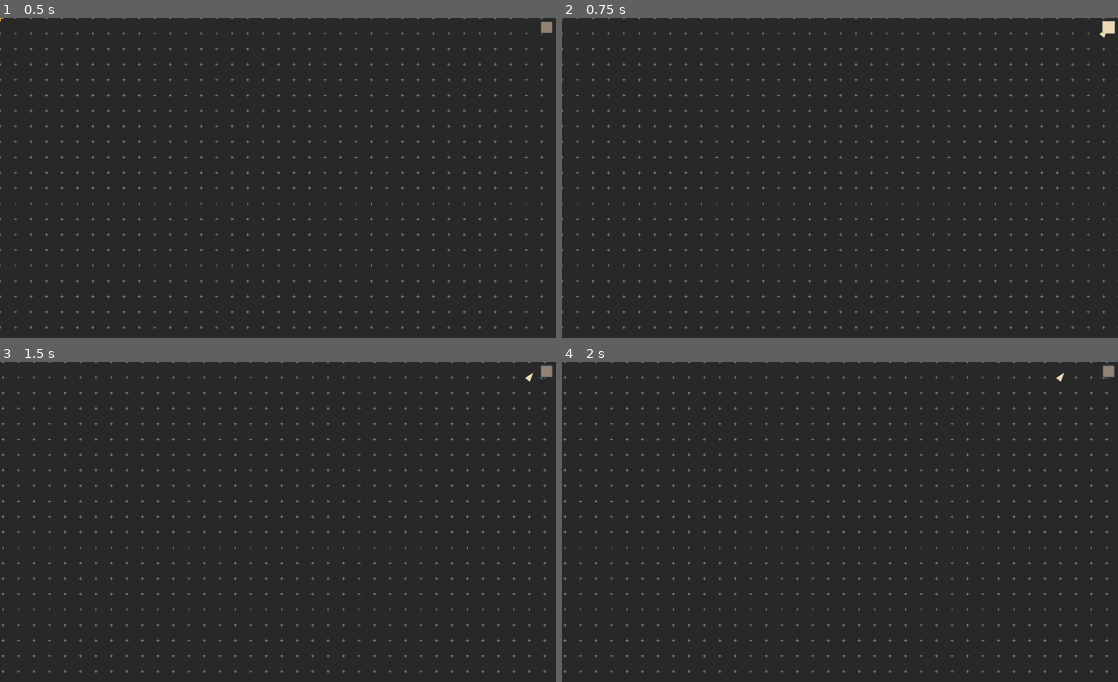
Above: before the commit, frames 1-4 (two rows, left to right).
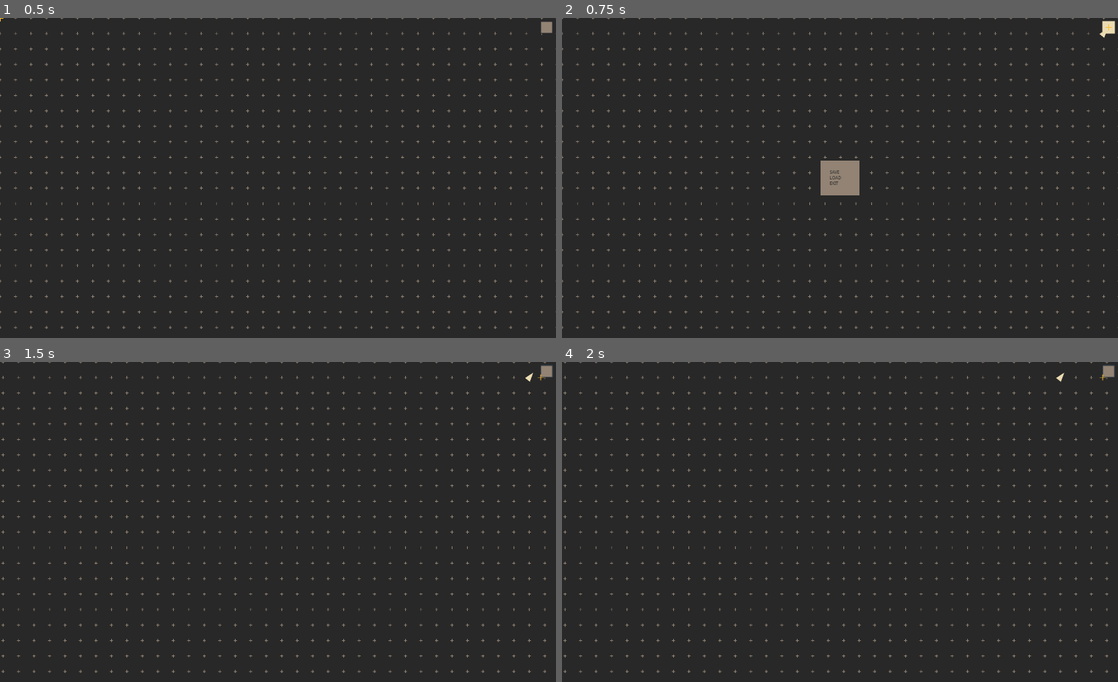
Above: after the commit, the same moments.

Repository: battw/does-compute-2
Game: Godot game, scene res://Main/Main.tscn
Two runs of this game, one before a commit and one after it. Both use one fixed random seed, a clock stepped at 60 frames per second and the inputs below.
Inputs (mouse positions are in pixels of both pictures, inside the frame that each line leads up to):
- Up to frame 1 (0.5 s): no input
- Up to frame 2 (0.75 s): click (1106, 27) at 0.5 s
- Up to frame 3 (1.5 s): tap Enter at 1.25 s; move the mouse to (539, 378) at 1.27 s; hold Right (right) from 1.28 s (still down); hold Right mouse button (change_mode) from 1.28 s (still down)
- Up to frame 4 (2 s): keep holding Right (right); keep holding Right mouse button (change_mode); click (1101, 378) at 1.55 s

Frame 1 is identical in both runs. In frame 2, 0.8% of the frame differs, in the area x 46-100%, y 0-56%; in frame 3, less than 0.1%; in frame 4, less than 0.1%.

Commit message:
Refactored UI menus

Diff:
--- a/Cursor.tscn
+++ b/Cursor/Cursor.tscn
@@ -1,23 +1,27 @@
 [gd_scene load_steps=3 format=2]
 
-[ext_resource path="res://Cursor.gd" type="Script" id=1]
+[ext_resource path="res://Cursor/Cursor.gd" type="Script" id=1]
 [ext_resource path="res://Cross.tscn" type="PackedScene" id=2]
 
 [node name="Cursor" type="Node2D"]
+z_index = 100
 script = ExtResource( 1 )
 
 [node name="Add" parent="." instance=ExtResource( 2 )]
 scale = Vector2( 2, 2 )
 width = 1.0
 default_color = Color( 0.980392, 0.741176, 0.184314, 1 )
+texture_mode = 172585136
 
 [node name="Invert" parent="." instance=ExtResource( 2 )]
 visible = false
 scale = Vector2( 3, 1 )
 default_color = Color( 0.270588, 0.521569, 0.533333, 1 )
+texture_mode = 172638656
 
 [node name="Delete" parent="." instance=ExtResource( 2 )]
 visible = false
 rotation = 0.785398
 scale = Vector2( 2.5, 2.5 )
 default_color = Color( 0.8, 0.141176, 0.113725, 1 )
+texture_mode = 24
--- /dev/null
+++ b/Main/Arrows.gd
@@ -0,0 +1,17 @@
+extends Node
+
+var arrow = preload("res://Arrow/Arrow.tscn")
+
+func add_arrow(pos, snap_grid_size):
+	print("add arrow")
+	""" Places an arrow at the given position and returns it """
+	var a = arrow.instance()
+	if snap_grid_size != 0:
+		var x = round(pos[0] / snap_grid_size) * int(snap_grid_size)
+		var y = round(pos[1] / snap_grid_size) * int(snap_grid_size)
+		a.position = Vector2(x, y)
+	else:
+		a.position = pos
+
+	self.add_child(a)
+	return a
--- a/Main/Main.gd
+++ b/Main/Main.gd
@@ -1,111 +1,23 @@
 extends Node
 
-export var move_speed = 200
-export var snap_grid_size = 50
 export var background_color = Color(100,30,30)
 
-var arrow = preload("res://Arrow/Arrow.tscn")
-var current_arrow
-
-enum { ADD, INVERT, DELETE }
-var mode_names = ["ADD", "INVERT", "DELETE"]
-var input_mode = ADD
-
-var move = Vector2.ZERO # Viewport movement direction
-
-
-var viewport_offset setget , get_viewport_offset
 func _ready():
 	VisualServer.set_default_clear_color(background_color)
 	Input.set_mouse_mode(Input.MOUSE_MODE_HIDDEN)
 
-func get_viewport_offset():
-	return get_viewport().canvas_transform.get_origin()
-
 func _input(event: InputEvent):
 	if $UI.has_mouse:
 		return
-	if event is InputEventKey:
-		if event.get_scancode() == KEY_ESCAPE:
-			get_tree().quit()
 
-	if event.is_action_pressed("save"):
-		on_save()
-
-	if event.is_action_pressed("load"):
-		on_load()
-
-	if event.is_action_pressed("change_mode"):
-		input_mode = (input_mode + 1) % 3
-		if $Cursor:
-			$Cursor.set_mode(input_mode)
-		print("input mode: " + mode_names[input_mode])
-
-	if event.is_action_pressed("up"):
-		move += Vector2.DOWN
-	if event.is_action_pressed("down"):
-		move += Vector2.UP
-	if event.is_action_pressed("left"):
-		move += Vector2.RIGHT
-	if event.is_action_pressed("right"):
-		move += Vector2.LEFT
-	if event.is_action_released("up"):
-		move -= Vector2.DOWN
-	if event.is_action_released("down"):
-		move -= Vector2.UP
-	if event.is_action_released("left"):
-		move -= Vector2.RIGHT
-	if event.is_action_released("right"):
-		move -= Vector2.LEFT
-
-	match input_mode:
-		ADD:
-			if event.is_action_pressed("click"):
-				var pos = get_viewport().get_mouse_position() - self.viewport_offset
-				current_arrow = add_arrow(pos)
-
-			elif event.is_action_released("click"):
-				current_arrow = null
-
-			if current_arrow:
-				var mpos = get_viewport().get_mouse_position() - self.viewport_offset
-				current_arrow.look_at(mpos)
+func add_arrow(pos):
+	return $PlayArea.add_arrow(pos)
 
 
-func _process(delta):
-	get_viewport().canvas_transform = \
-	get_viewport().canvas_transform.translated(move * delta * move_speed)
 
-
-func add_arrow(pos):
-	""" Places an arrow at the given position and returns it """
-	var a = arrow.instance()
-	if snap_grid_size != 0:
-		var x = round(pos[0] / snap_grid_size) * int(snap_grid_size)
-		var y = round(pos[1] / snap_grid_size) * int(snap_grid_size)
-		a.position = Vector2(x, y)
-	else:
-		a.position = pos
-	var arrows = find_node("Arrows", true, false)
-	if !arrows:
-		print("Could not find Arrows node to add an Arrow to.")
-	else:
-		arrows.add_child(a)
-	return a
-
-
-func on_arrow_clicked(arrow):
-	match input_mode:
-		INVERT:
-			arrow.invert()
-		DELETE:
-			arrow.queue_free()
-
-
-func on_save():
-	var saver = find_node("Saver")
-	saver.save("sav")
-
-func on_load():
-	var saver = find_node("Saver")
-	saver.load("sav")
+#func on_arrow_clicked(arrow):
+#	match input_mode:
+#		INVERT:
+#			arrow.invert()
+#		DELETE:
+#			arrow.queue_free()
--- a/Main/Main.tscn
+++ b/Main/Main.tscn
@@ -1,10 +1,11 @@
-[gd_scene load_steps=7 format=2]
+[gd_scene load_steps=8 format=2]
 
 [ext_resource path="res://Main/Main.gd" type="Script" id=1]
 [ext_resource path="res://Main/Tick.gd" type="Script" id=2]
 [ext_resource path="res://Main/PlayArea.gd" type="Script" id=3]
-[ext_resource path="res://Cursor.tscn" type="PackedScene" id=4]
-[ext_resource path="res://UI/UI.tscn" type="PackedScene" id=5]
+[ext_resource path="res://Main/Arrows.gd" type="Script" id=4]
+[ext_resource path="res://Cursor/Cursor.tscn" type="PackedScene" id=5]
+[ext_resource path="res://UI/UI.tscn" type="PackedScene" id=6]
 
 [sub_resource type="RectangleShape2D" id=1]
 extents = Vector2( 1000, 1000 )
@@ -26,16 +27,16 @@
 position = Vector2( 1000, 1000 )
 shape = SubResource( 1 )
 
-[node name="Arrows" type="Node" parent="." groups=[
+[node name="Arrows" type="Node" parent="PlayArea" groups=[
+"Savers",
+]]
+script = ExtResource( 4 )
+
+[node name="Dots" type="Node" parent="PlayArea" groups=[
 "Savers",
 ]]
 
-[node name="Dots" type="Node" parent="." groups=[
-"Savers",
-]]
+[node name="Cursor" parent="." instance=ExtResource( 5 )]
 
-[node name="Cursor" parent="." instance=ExtResource( 4 )]
-
-[node name="UI" parent="." instance=ExtResource( 5 )]
-margin_top = 0.0
+[node name="UI" parent="." instance=ExtResource( 6 )]
 [connection signal="area_exited" from="PlayArea" to="PlayArea" method="exited"]
--- a/Main/PlayArea.gd
+++ b/Main/PlayArea.gd
@@ -1,8 +1,9 @@
 extends Area2D
 
-var Cross = preload("res://Cross.tscn")
+export var snap_grid_size = 50
 export var cross_scale = 1
 
+var Cross = preload("res://Cross.tscn")
 
 func exited(area2d):
 	var d = area2d.find_parent("*Dot*")
@@ -10,21 +11,22 @@
 		d.queue_free()
 
 func _ready():
-	var main = get_tree().root.find_node("Main", true, false)
-	if !main:
-		print("Background grid can't find main")
-		return
+	_add_crosses()
+
+func _add_crosses():
 	var extents = $CollisionShape2D.shape.extents
 	if !extents:
 		print("Can't get PlayArea extents")
 		return
 
-	var rows = int(2 * extents.y / main.snap_grid_size) + 1
-	var cols = int(2 * extents.x / main.snap_grid_size) + 1
+	var rows = int(2 * extents.y / self.snap_grid_size) + 1
+	var cols = int(2 * extents.x / self.snap_grid_size) + 1
 	for r in range(rows):
 		for c in range(cols):
 			var cross = Cross.instance()
 			cross.scale = Vector2.ONE * cross_scale
-			cross.position = Vector2(c * main.snap_grid_size, r * main.snap_grid_size)
+			cross.position = Vector2(c * self.snap_grid_size, r * self.snap_grid_size)
+			self.add_child(cross)
 
-			self.add_child(cross)
+func add_arrow(pos):
+	return $Arrows.add_arrow(pos, self.snap_grid_size)
--- a/Saver/Saver.gd
+++ b/Saver/Saver.gd
@@ -40,7 +40,7 @@
 	# load resource
 	var dir = Directory.new()
 	if !dir.dir_exists(SAVE_PATH):
-		print(SAVE_PATH + " does not exist. Failed to load file.")
+		print(SAVE_PATH + " (savepath) does not exist. Failed to load file.")
 		return
 
 	var file_path = SAVE_PATH.plus_file(name + ".tres")
@@ -72,3 +72,18 @@
 			a = a.instance()
 			a.load(data)
 			saver.add_child(a)
+
+func get_save_names():
+	var file_names = []
+	var dir = Directory.new()
+	if dir.open(SAVE_PATH) != OK:
+		print("unable to access " + SAVE_PATH + " (savepath)")
+	else:
+		dir.list_dir_begin()
+		var file_name = dir.get_next()
+		while file_name != "":
+			if file_name != "." and file_name != "..":
+				var basename = file_name.get_basename()
+				file_names.append(basename)
+			file_name = dir.get_next()
+	return file_names
--- /dev/null
+++ b/UI/Button.gd
@@ -0,0 +1,6 @@
+extends Button
+
+
+
+func _on_Button_pressed():
+	$MenuPopup.popup_centered()
--- /dev/null
+++ b/UI/LoadMenu.gd
@@ -0,0 +1,13 @@
+extends PopupMenu
+
+
+func _on_about_to_show():
+	self.clear()
+	for name in $Saver.get_save_names():
+		self.add_item(name)
+
+
+
+func _on_index_pressed(index):
+	var filename = self.get_item_text(index)
+	$Saver.load(filename)
--- a/UI/MenuButton.gd
+++ /dev/null
@@ -1,8 +0,0 @@
-extends Button
-
-func _ready():
-	self.visible = false
-
-func _gui_input(event):
-	if event is InputEventMouseButton:
-		$SaveMenu.popup_centered()
--- /dev/null
+++ b/UI/MenuGrid.gd
@@ -0,0 +1,5 @@
+extends GridContainer
+
+func display():
+	for c in self.get_children():
+		c.visible = true
--- /dev/null
+++ b/UI/MenuPopup.gd
@@ -0,0 +1,14 @@
+extends PopupMenu
+
+func _ready():
+	self.add_item("SAVE")
+	self.add_item("LOAD")
+	self.add_item("EXIT")
+
+
+func _on_index_pressed(index):
+	var action = get_item_text(index)
+	if action == "SAVE":
+		$SaveMenu.popup_centered()
+	elif action == "LOAD":
+		$LoadMenu.popup_centered()
--- a/UI/SaveMenu.gd
+++ b/UI/SaveMenu.gd
@@ -6,9 +6,11 @@
 
 func _on_about_to_show():
 	self.clear()
-	for i in range(5):
-		add_item("save" + str(i))
+	self._display_save_names()
 
+func _display_save_names():
+	for name in $Saver.get_save_names():
+		add_item(name)
 
 func _on_index_pressed(index):
 	$LineEdit.text = get_item_text(index)
--- a/UI/UI.gd
+++ b/UI/UI.gd
@@ -1,16 +1,33 @@
 extends Control
+
+export var move_speed = 200
 
 var has_mouse = false
 var delay = Timer.new()
 
-func _ready():
-	pass
+enum { ADD, INVERT, DELETE }
+var mode_names = ["ADD", "INVERT", "DELETE"]
+var input_mode = ADD
+
+var main
+var current_arrow
+
+var move = Vector2.ZERO # Viewport movement direction
 
 func _process(delta):
+	get_viewport().canvas_transform = \
+	get_viewport().canvas_transform.translated(self.move * delta * self.move_speed)
 	self.rect_position = -get_viewport().canvas_transform.get_origin()
 
+func _enter_tree():
+	self.main = self.find_parent("Main")
+
+func _exit_tree():
+	self.main = null
+
 func _on_mouse_entered():
-	has_mouse = true
+	print("mouse entered")
+	self.has_mouse = true
 
 func _on_mouse_exited():
 	# The delay means control isn't handed immediately back to the input handling in main.
@@ -21,3 +38,48 @@
 
 func _return_mouse():
 	has_mouse = false
+
+func _input(event):
+	if event is InputEventKey:
+		if event.get_scancode() == KEY_ESCAPE:
+			get_tree().quit()
+
+	if event.is_action_pressed("change_mode"):
+		input_mode = (input_mode + 1) % 3
+		if $Cursor:
+			$Cursor.set_mode(input_mode)
+		print("input mode: " + mode_names[input_mode])
+
+	if event.is_action_pressed("up"):
+		move += Vector2.DOWN
+	if event.is_action_pressed("down"):
+		move += Vector2.UP
+	if event.is_action_pressed("left"):
+		move += Vector2.RIGHT
+	if event.is_action_pressed("right"):
+		move += Vector2.LEFT
+	if event.is_action_released("up"):
+		move -= Vector2.DOWN
+	if event.is_action_released("down"):
+		move -= Vector2.UP
+	if event.is_action_released("left"):
+		move -= Vector2.RIGHT
+	if event.is_action_released("right"):
+		move -= Vector2.LEFT
+
+	match input_mode:
+		ADD:
+			if event.is_action_pressed("click"):
+				var pos = get_viewport().get_mouse_position() - get_viewport().canvas_transform.get_origin()
+				current_arrow = self.main.add_arrow(pos)
+
+			elif event.is_action_released("click"):
+				current_arrow = null
+
+			if current_arrow:
+				var mpos = get_viewport().get_mouse_position() - get_viewport().canvas_transform.get_origin()
+				current_arrow.look_at(mpos)
+
+
+func _on_index_pressed(index):
+	pass # Replace with function body.
--- a/UI/UI.tscn
+++ b/UI/UI.tscn
@@ -1,10 +1,12 @@
-[gd_scene load_steps=6 format=2]
+[gd_scene load_steps=8 format=2]
 
 [ext_resource path="res://theme.tres" type="Theme" id=1]
 [ext_resource path="res://UI/UI.gd" type="Script" id=2]
-[ext_resource path="res://UI/MenuButton.gd" type="Script" id=3]
-[ext_resource path="res://UI/SaveMenu.gd" type="Script" id=4]
-[ext_resource path="res://Saver/Saver.tscn" type="PackedScene" id=5]
+[ext_resource path="res://UI/Button.gd" type="Script" id=3]
+[ext_resource path="res://UI/MenuPopup.gd" type="Script" id=4]
+[ext_resource path="res://UI/SaveMenu.gd" type="Script" id=5]
+[ext_resource path="res://Saver/Saver.tscn" type="PackedScene" id=6]
+[ext_resource path="res://UI/LoadMenu.gd" type="Script" id=7]
 
 [node name="UI" type="Control"]
 anchor_right = 1.0
@@ -20,26 +22,23 @@
 margin_top = 10.0
 margin_right = -10.0
 margin_bottom = 50.0
-
-[node name="SaveButton" type="Button" parent="Button"]
-anchor_left = 1.0
-anchor_right = 1.0
-margin_left = 684.365
-margin_top = 458.935
-margin_right = 724.365
-margin_bottom = 476.935
-theme = ExtResource( 1 )
-text = "SAVE"
 script = ExtResource( 3 )
 
-[node name="SaveMenu" type="PopupMenu" parent="Button/SaveButton"]
+[node name="MenuPopup" type="PopupMenu" parent="Button"]
+margin_left = -884.0
+margin_top = 482.0
+margin_right = -758.0
+margin_bottom = 563.0
+script = ExtResource( 4 )
+
+[node name="SaveMenu" type="PopupMenu" parent="Button/MenuPopup"]
 margin_left = -564.831
 margin_top = 172.698
 margin_right = -308.831
 margin_bottom = 383.698
-script = ExtResource( 4 )
+script = ExtResource( 5 )
 
-[node name="LineEdit" type="LineEdit" parent="Button/SaveButton/SaveMenu"]
+[node name="LineEdit" type="LineEdit" parent="Button/MenuPopup/SaveMenu"]
 margin_left = 28.0
 margin_top = 170.0
 margin_right = 153.0
@@ -47,19 +46,28 @@
 caret_blink = true
 caret_blink_speed = 0.5
 
-[node name="SaveButton" type="Button" parent="Button/SaveButton/SaveMenu"]
+[node name="SaveButton" type="Button" parent="Button/MenuPopup/SaveMenu"]
 margin_left = 165.0
 margin_top = 170.0
 margin_right = 237.0
 margin_bottom = 194.0
 text = "SAVE"
 
-[node name="Saver" parent="Button/SaveButton/SaveMenu" instance=ExtResource( 5 )]
-[connection signal="mouse_entered" from="Button/SaveButton" to="." method="_on_mouse_entered"]
-[connection signal="mouse_exited" from="Button/SaveButton" to="." method="_on_mouse_exited"]
-[connection signal="about_to_show" from="Button/SaveButton/SaveMenu" to="Button/SaveButton/SaveMenu" method="_on_about_to_show"]
-[connection signal="index_pressed" from="Button/SaveButton/SaveMenu" to="Button/SaveButton/SaveMenu" method="_on_index_pressed"]
-[connection signal="mouse_entered" from="Button/SaveButton/SaveMenu" to="." method="_on_mouse_entered"]
-[connection signal="mouse_exited" from="Button/SaveButton/SaveMenu" to="." method="_on_mouse_exited"]
-[connection signal="button_down" from="Button/SaveButton/SaveMenu/SaveButton" to="Button/SaveButton/SaveMenu" method="_on_SaveButton_button_down"]
-[connection signal="button_up" from="Button/SaveButton/SaveMenu/SaveButton" to="Button/SaveButton/SaveMenu" method="_on_SaveButton_button_up"]
+[node name="Saver" parent="Button/MenuPopup/SaveMenu" instance=ExtResource( 6 )]
+
+[node name="LoadMenu" type="PopupMenu" parent="Button/MenuPopup"]
+margin_right = 60.0
+margin_bottom = 60.0
+script = ExtResource( 7 )
+
+[node name="Saver" parent="Button/MenuPopup/LoadMenu" instance=ExtResource( 6 )]
+[connection signal="pressed" from="Button" to="Button" method="_on_Button_pressed"]
+[connection signal="index_pressed" from="Button/MenuPopup" to="Button/MenuPopup" method="_on_index_pressed"]
+[connection signal="about_to_show" from="Button/MenuPopup/SaveMenu" to="Button/MenuPopup/SaveMenu" method="_on_about_to_show"]
+[connection signal="index_pressed" from="Button/MenuPopup/SaveMenu" to="Button/MenuPopup/SaveMenu" method="_on_index_pressed"]
+[connection signal="mouse_entered" from="Button/MenuPopup/SaveMenu" to="." method="_on_mouse_entered"]
+[connection signal="mouse_exited" from="Button/MenuPopup/SaveMenu" to="." method="_on_mouse_exited"]
+[connection signal="button_down" from="Button/MenuPopup/SaveMenu/SaveButton" to="Button/MenuPopup/SaveMenu" method="_on_SaveButton_button_down"]
+[connection signal="button_up" from="Button/MenuPopup/SaveMenu/SaveButton" to="Button/MenuPopup/SaveMenu" method="_on_SaveButton_button_up"]
+[connection signal="about_to_show" from="Button/MenuPopup/LoadMenu" to="Button/MenuPopup/LoadMenu" method="_on_about_to_show"]
+[connection signal="index_pressed" from="Button/MenuPopup/LoadMenu" to="Button/MenuPopup/LoadMenu" method="_on_index_pressed"]
--- a/theme.tres
+++ b/theme.tres
@@ -42,6 +42,8 @@
 Button/styles/hover = SubResource( 1 )
 Button/styles/normal = SubResource( 2 )
 Button/styles/pressed = null
+GridContainer/constants/hseparation = 4
+GridContainer/constants/vseparation = 4
 LineEdit/colors/clear_button_color = Color( 0.878431, 0.878431, 0.878431, 1 )
 LineEdit/colors/clear_button_color_pressed = Color( 1, 1, 1, 1 )
 LineEdit/colors/cursor_color = Color( 0.941176, 0.941176, 0.941176, 1 )
Renamed: Cursor.gd -> Cursor/Cursor.gd
